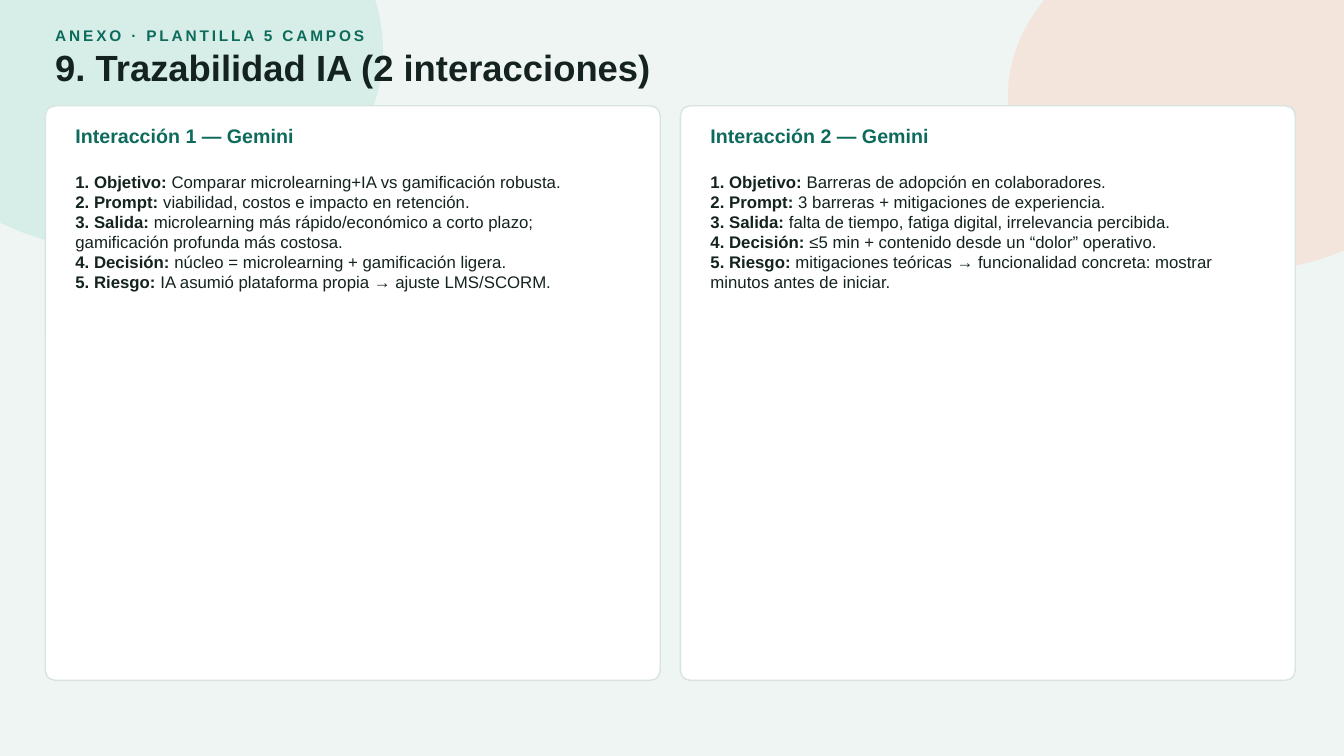
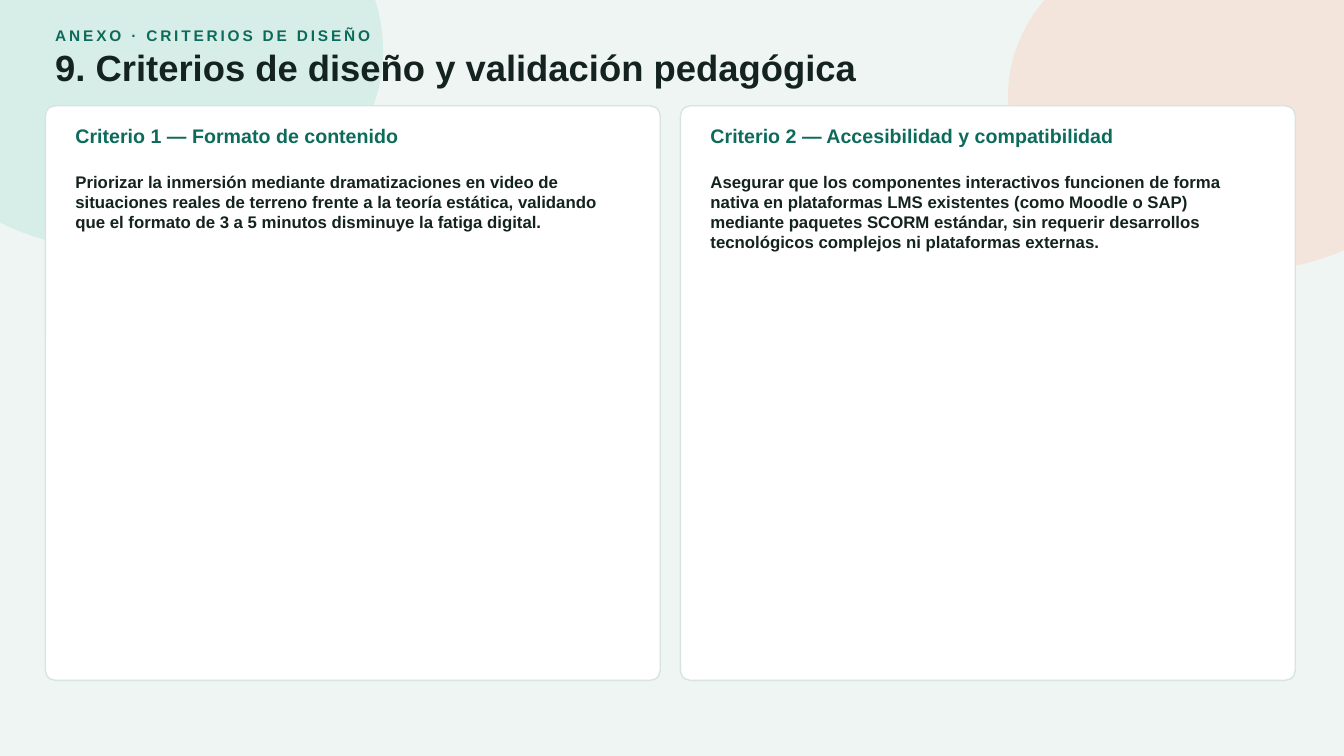
Before and after one commit to javier84pm-create/laboratorio-elearning-prototipo, a slide deck: slide 9 of PaolaCornejo_Examen_IE.pptx. Drawn at 1344x756 pixels with LibreOffice and Linux fonts; fonts in the diff are those of the drawing. Boxes give left, top, right and bottom in pixels: in the first picture for what was removed or moved away, otherwise in the second. Text is boxed around its words. In the diff, an @@ line names an element or a change of style, - is before the commit and + after.

```diff
--- a/PaolaCornejo_Examen_IE.pptx
+++ b/PaolaCornejo_Examen_IE.pptx
@@ text at (55,28,370,41): text changed @@
-ANEXO · PLANTILLA 5 CAMPOS
+ANEXO · CRITERIOS DE DISEÑO
@@ text at (55,54,856,88): text changed @@
-9. Trazabilidad IA (2 interacciones)
+9. Criterios de diseño y validación pedagógica
@@ text at (75,128,398,144): text changed @@
-Interacción 1 — Gemini
+Criterio 1 — Formato de contenido
@@ text at (710,128,1113,147): text changed @@
-Interacción 2 — Gemini
+Criterio 2 — Accesibilidad y compatibilidad
@@ text at (75,175,596,232): text changed; bold on @@
-1. Objetivo: Comparar microlearning+IA vs gamificación robusta.
-2. Prompt: viabilidad, costos e impacto en retención.
-3. Salida: microlearning más rápido/económico a corto plazo; gamificación profunda más costosa.
-4. Decisión: núcleo = microlearning + gamificación ligera.
-5. Riesgo: IA asumió plataforma propia → ajuste LMS/SCORM.
+Priorizar la inmersión mediante dramatizaciones en video de situaciones reales de terreno frente a la teoría estática, validando que el formato de 3 a 5 minutos disminuye la fatiga digital.
@@ text at (710,176,1221,252): text changed; bold on @@
-1. Objetivo: Barreras de adopción en colaboradores.
-2. Prompt: 3 barreras + mitigaciones de experiencia.
-3. Salida: falta de tiempo, fatiga digital, irrelevancia percibida.
-4. Decisión: ≤5 min + contenido desde un “dolor” operativo.
-5. Riesgo: mitigaciones teóricas → funcionalidad concreta: mostrar minutos antes de iniciar.
+Asegurar que los componentes interactivos funcionen de forma nativa en plataformas LMS existentes (como Moodle o SAP) mediante paquetes SCORM estándar, sin requerir desarrollos tecnológicos complejos ni plataformas externas.
```
Also in this commit, not shown: 5 other slides changed, 3 other files.
